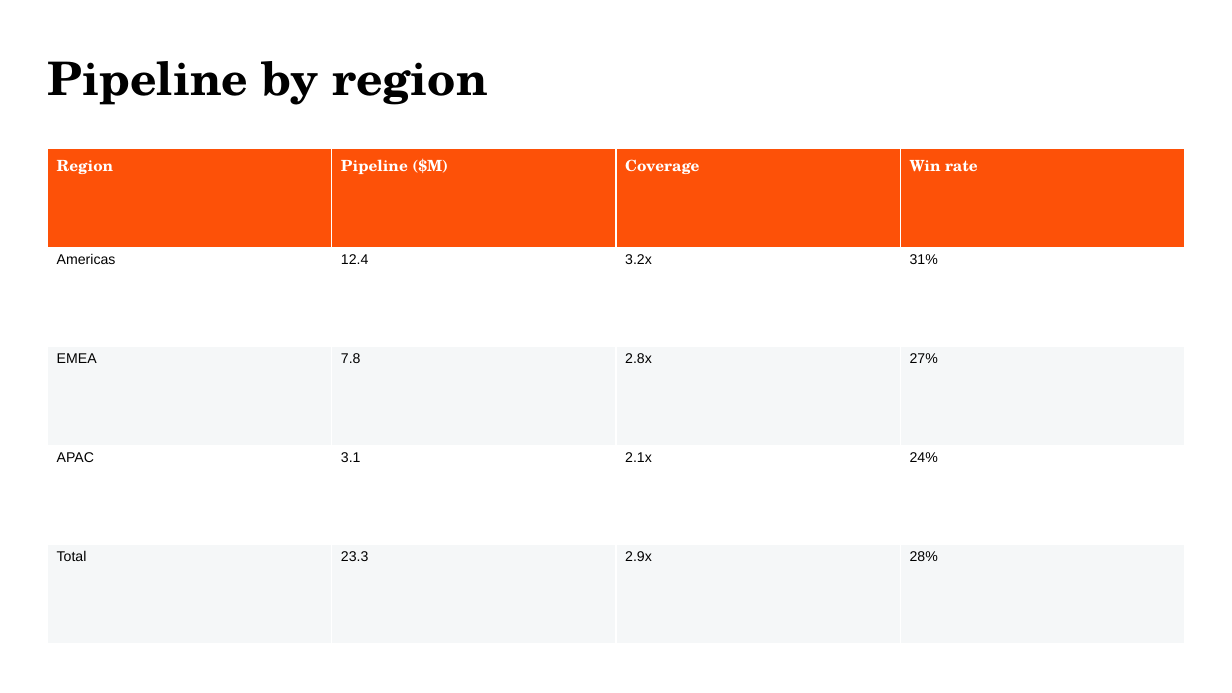
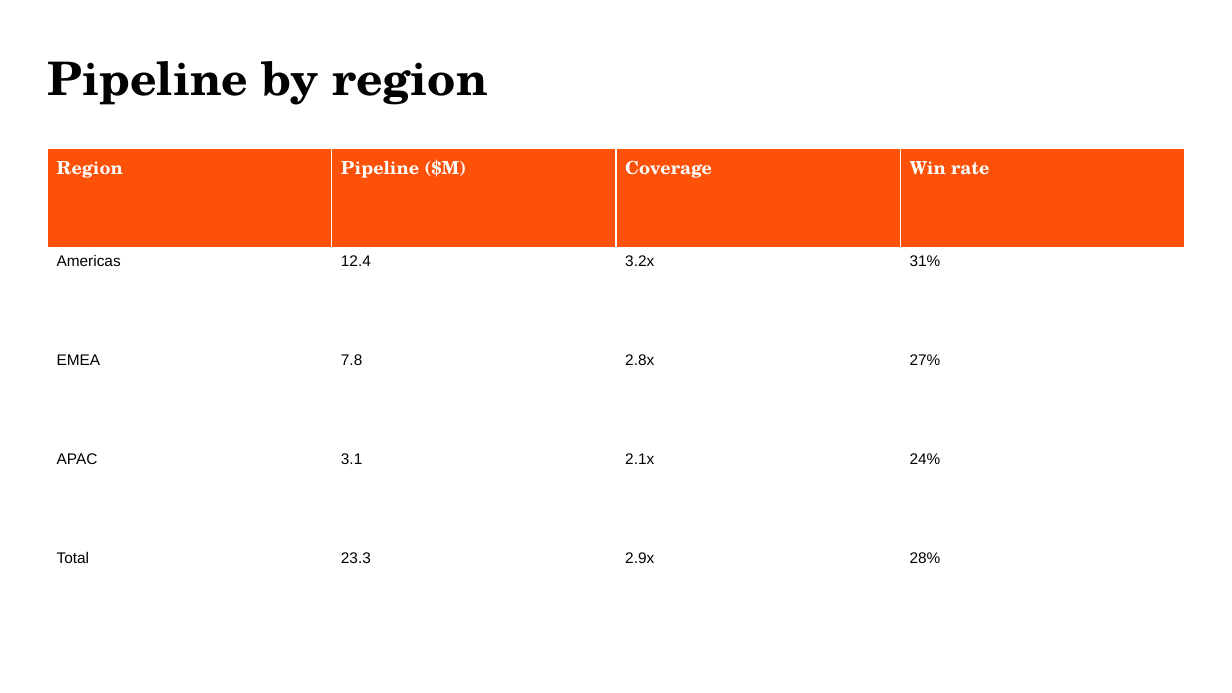
Before and after one commit to JakubNaskretski/pptx-skill-grid, a slide deck: slide 8 of examples/out.pptx. Drawn at 1232x693 pixels with LibreOffice and Linux fonts; fonts in the diff are those of the drawing. Boxes give left, top, right and bottom in pixels: in the first picture for what was removed or moved away, otherwise in the second. Text is boxed around its words. In the diff, an @@ line names an element or a change of style, - is before the commit and + after.

```diff
--- a/examples/out.pptx
+++ b/examples/out.pptx
@@ table at (47, 149, 1186, 644) @@
@@ fill #FFFFFF to none in 8 cells @@
@@ fill #F5F7F8 to none in 8 cells @@
@@ size 12 to 14 pt in "Region", "Pipeline ($M)", "Coverage", "Win rate" @@
@@ size 11 to 12 pt in "Americas", "12.4", "3.2x", "31%" and 12 more places @@
```
Also in this commit, not shown: 11 other files.
